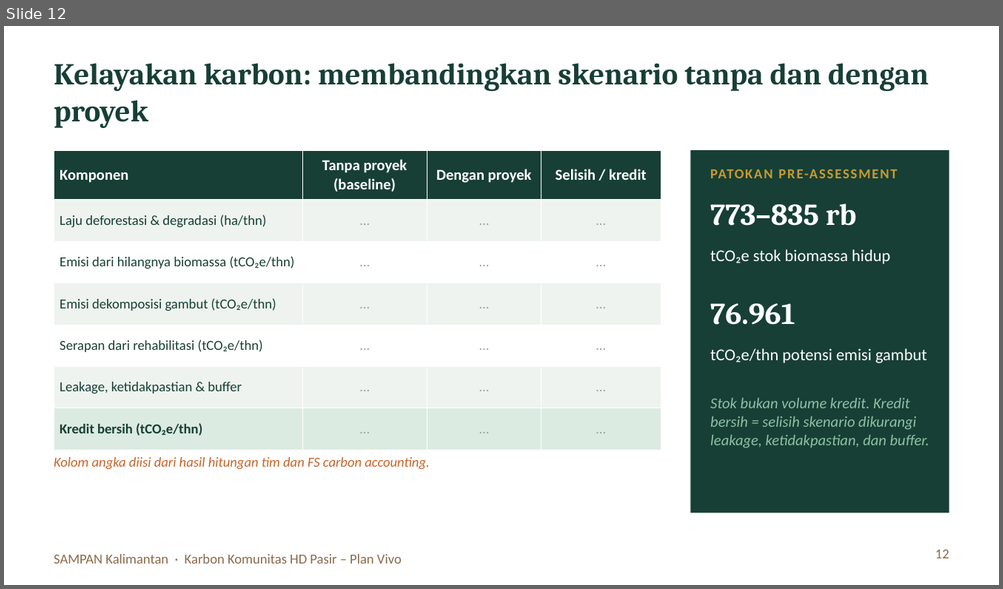
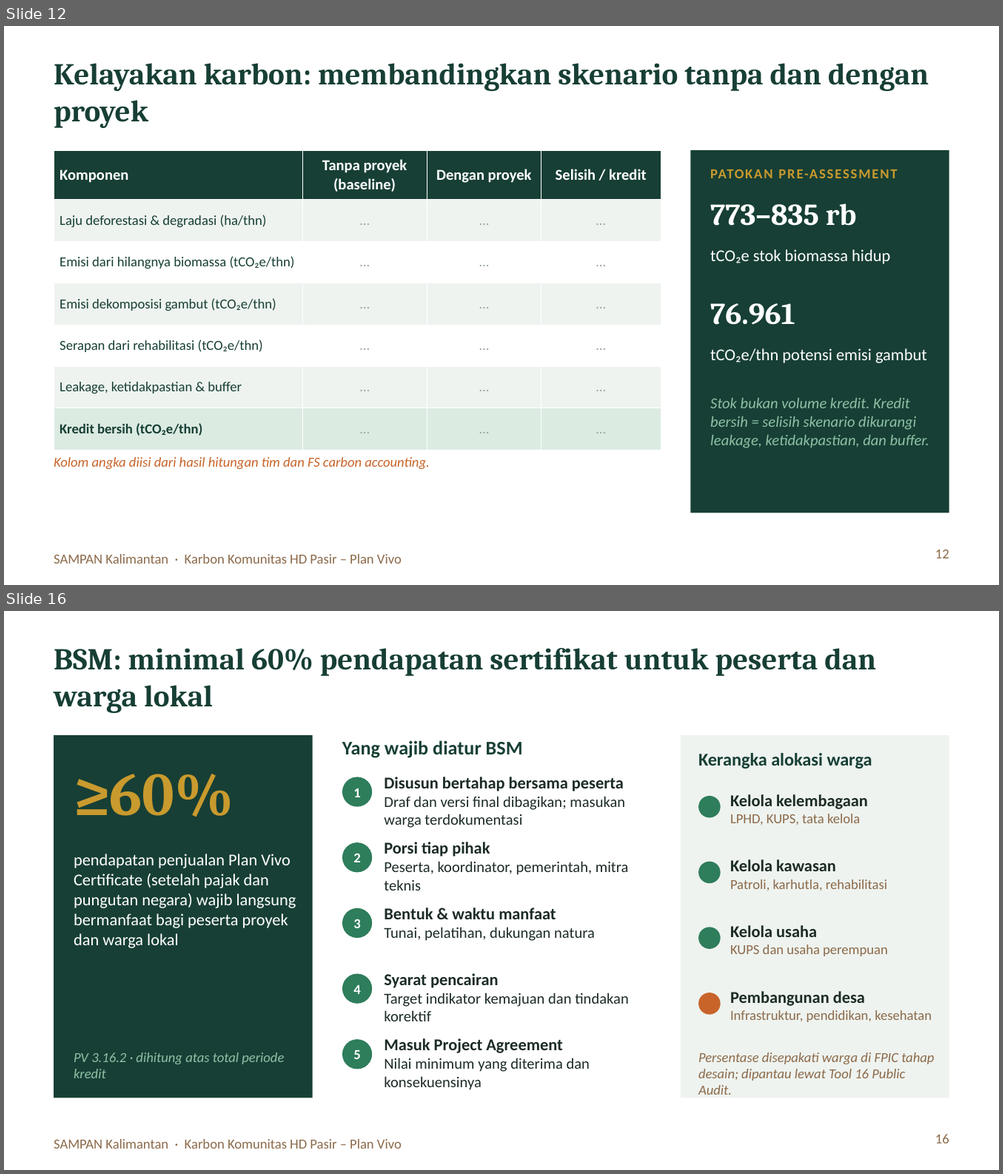
Before and after one commit to revoliaaa/revi, a slide deck: Kickoff_PlanVivo_HD_Pasir.pptx. Shown one above the other, each under a label of ours: slide 12 before the commit, slides 12 and 16 after it; the slides between them are not shown. The pictures are 1003x589 and 1003x1174 pixels, drawn with LibreOffice and Linux fonts; fonts in the diff are those of the drawing. Boxes give left, top, right and bottom in pixels: in the first picture for what was removed or moved away, otherwise in the second. Text is boxed around its words. In the diff, an @@ line names an element or a change of style, - is before the commit and + after.

```diff
--- a/Kickoff_PlanVivo_HD_Pasir.pptx
+++ b/Kickoff_PlanVivo_HD_Pasir.pptx
@@ slide 16 added at (4, 611, 999, 1170), background #FFFFFF; not listed: 1 template element that a slide beside it also shows @@
@@ title added at (54, 648, 876, 713), 22 pt, text #173F35, bold @@
+BSM: minimal 60% pendapatan sertifikat untuk peserta dan warga lokal
@@ rectangle added at (54, 735, 313, 1099), fill #173F35 @@
@@ text added at (342, 741, 523, 758), 14 pt, text #173F35, bold @@
+Yang wajib diatur BSM
@@ rectangle added at (680, 735, 949, 1099), fill #EEF3EF @@
@@ text added at (698, 753, 872, 769), 13 pt, text #173F35, bold @@
+Kerangka alokasi warga
@@ text added at (74, 774, 234, 817), 44 pt, text #C99A2E, bold @@
+≥60%
@@ ellipse added at (342, 777, 372, 807), fill #2E7D5B @@
@@ text added at (384, 777, 625, 828), 11 pt, text #1C2B25 @@
+Disusun bertahap bersama peserta
+Draf dan versi final dibagikan; masukan warga terdokumentasi
@@ text added at (353, 789, 360, 797), 10 pt, text #FFFFFF, bold @@
+1
@@ ellipse added at (698, 796, 720, 818), fill #2E7D5B @@
@@ text added at (730, 795, 868, 825), 10 pt, text #8C6A4A @@
+Kelola kelembagaan
+LPHD, KUPS, tata kelola
@@ text added at (74, 854, 296, 948), 12 pt, text #FFFFFF @@
+pendapatan penjualan Plan Vivo Certificate (setelah pajak dan pungutan negara) wajib langsung bermanfaat bagi peserta proyek dan warga lokal
@@ ellipse added at (342, 843, 372, 872), fill #2E7D5B @@
@@ text added at (353, 854, 360, 863), 10 pt, text #FFFFFF, bold @@
+2
@@ text added at (384, 842, 629, 891), 11 pt, text #1C2B25 @@
+Porsi tiap pihak
+Peserta, koordinator, pemerintah, mitra teknis
@@ ellipse added at (698, 862, 720, 883), fill #2E7D5B @@
@@ text added at (730, 860, 887, 891), 10 pt, text #8C6A4A @@
+Kelola kawasan
+Patroli, karhutla, rehabilitasi
@@ ellipse added at (342, 908, 372, 938), fill #2E7D5B @@
@@ text added at (353, 920, 360, 928), 10 pt, text #FFFFFF, bold @@
+3
@@ text added at (384, 908, 595, 941), 11 pt, text #1C2B25 @@
+Bentuk & waktu manfaat
+Tunai, pelatihan, dukungan natura
@@ ellipse added at (698, 927, 720, 949), fill #2E7D5B @@
@@ text added at (730, 925, 888, 957), 10 pt, text #8C6A4A @@
+Kelola usaha
+KUPS dan usaha perempuan
@@ ellipse added at (342, 974, 372, 1004), fill #2E7D5B @@
@@ text added at (353, 985, 360, 994), 10 pt, text #FFFFFF, bold @@
+4
@@ text added at (384, 974, 629, 1022), 11 pt, text #1C2B25 @@
+Syarat pencairan
+Target indikator kemajuan dan tindakan korektif
@@ ellipse added at (698, 993, 720, 1015), fill #C8642A @@
@@ text added at (730, 991, 931, 1022), 10 pt, text #8C6A4A @@
+Pembangunan desa
+Infrastruktur, pendidikan, kesehatan
@@ text added at (74, 1053, 284, 1079), 10 pt, text #8FC1A6, italic @@
+PV 3.16.2 · dihitung atas total periode kredit
@@ ellipse added at (342, 1039, 372, 1070), fill #2E7D5B @@
@@ text added at (353, 1051, 360, 1059), 10 pt, text #FFFFFF, bold @@
+5
@@ text added at (384, 1039, 589, 1091), 11 pt, text #1C2B25 @@
+Masuk Project Agreement
+Nilai minimum yang diterima dan konsekuensinya
@@ text added at (698, 1053, 933, 1095), 10 pt, text #8C6A4A, italic @@
+Persentase disepakati warga di FPIC tahap desain; dipantau lewat Tool 16 Public Audit.
@@ page number added at (935, 1134, 949, 1144), 10 pt, text #8C6A4A @@
+16
```
Also in this commit, not shown: 6 slides changed, 1 other slide added, 1 slide removed.
